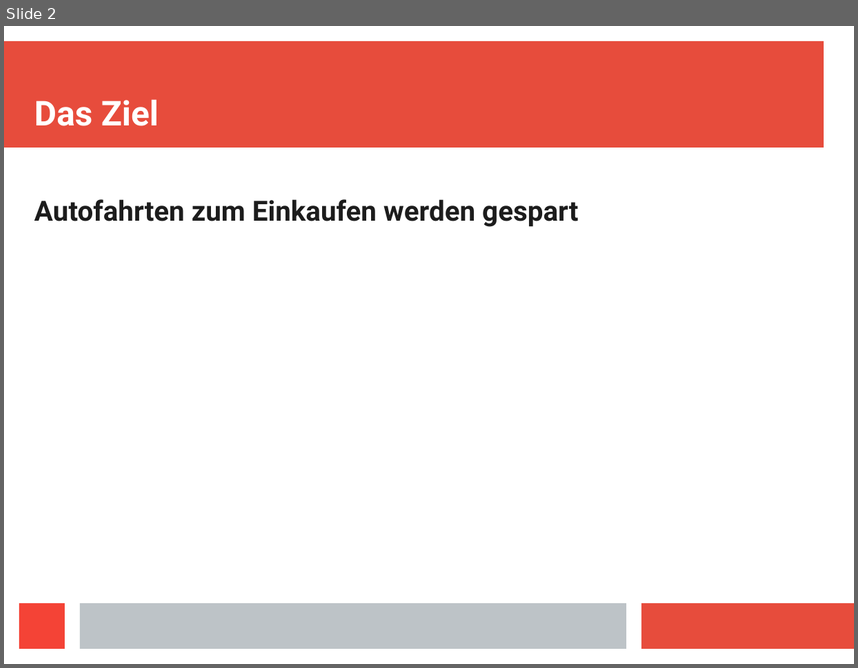
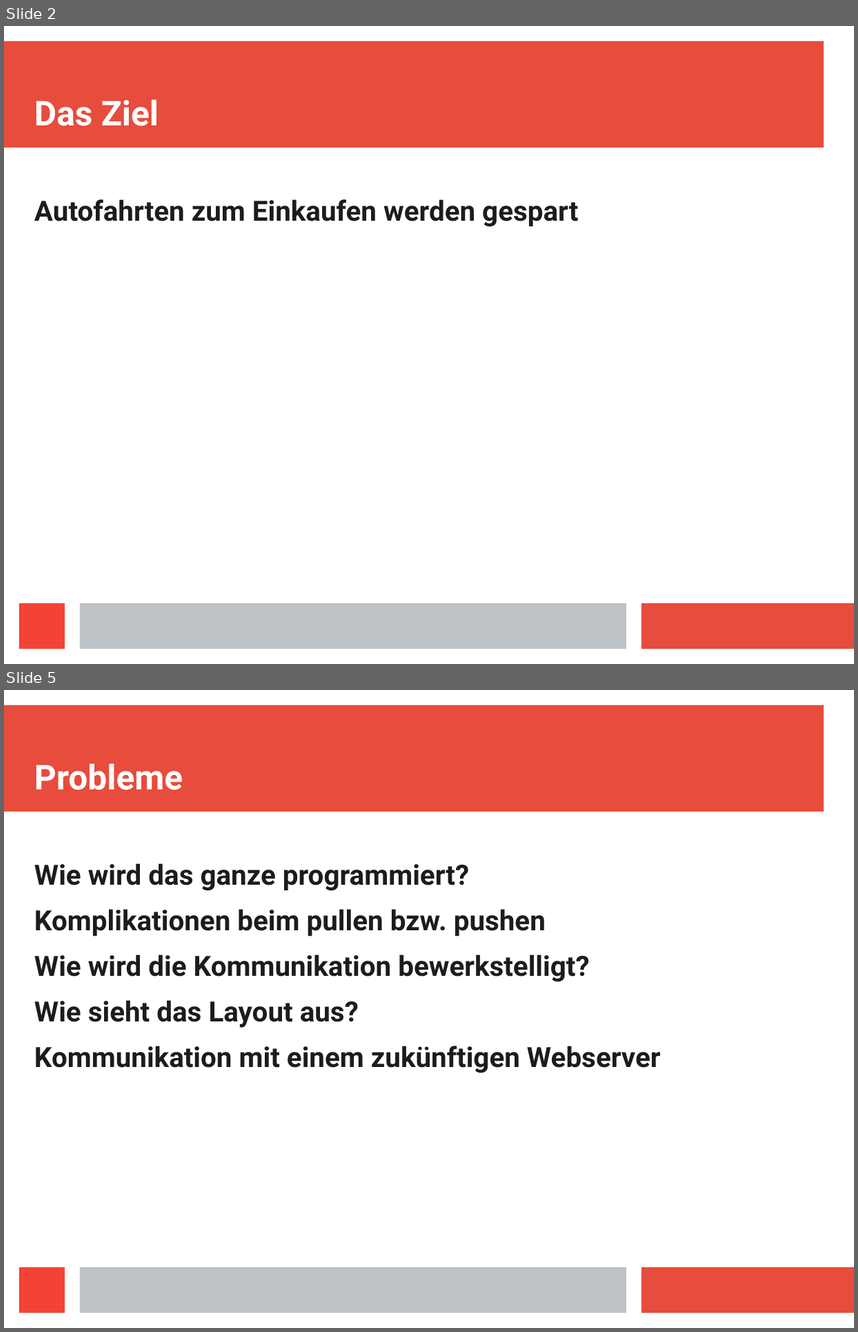
Before and after one commit to freiqu/Buy2gether, a slide deck: Praesentation.odp. Shown one above the other, each under a label of ours: slide 2 before the commit, slides 2 and 5 after it; the slides between them are not shown. The pictures are 858x668 and 858x1332 pixels, drawn with LibreOffice and Linux fonts; fonts in the diff are those of the drawing. Boxes give left, top, right and bottom in pixels: in the first picture for what was removed or moved away, otherwise in the second. Text is boxed around its words. In the diff, an @@ line names an element or a change of style, - is before the commit and + after.

```diff
--- a/Praesentation.odp
+++ b/Praesentation.odp
@@ slide 5 added at (x1=4, y1=690, x2=854, y2=1328), background #FFFFFF; not listed: 4 template elements that a slide beside it also shows @@
@@ title added at (x1=34, y1=763, x2=183, y2=790), 32 pt, text #FFFFFF, bold @@
+Probleme
@@ text added at (x1=34, y1=863, x2=661, y2=1073), 26 pt, text #1C1C1C, bold @@
+Wie wird das ganze programmiert?
+Komplikationen beim pullen bzw. pushen
+Wie wird die Kommunikation bewerkstelligt?
+Wie sieht das Layout aus?
+Kommunikation mit einem zukünftigen Webserver
```
Also in this commit, not shown: 2 slides changed, 1 other slide added, 1 other file.
